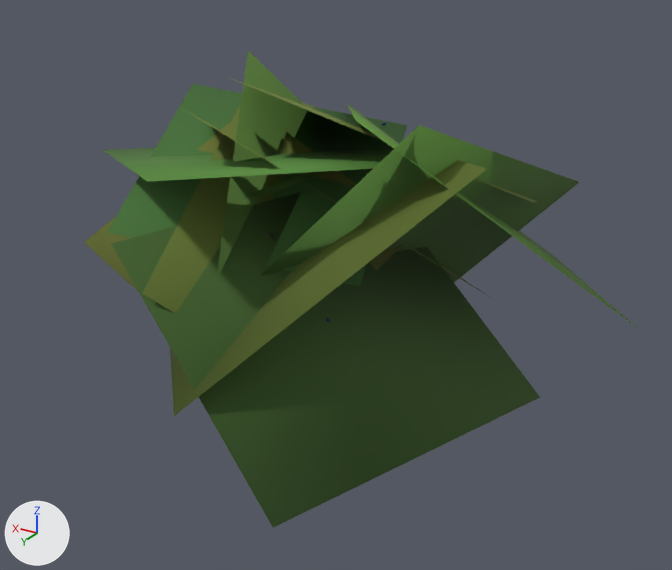
One commit to the glTF model public/ark/assets/v1/plants/bush-blueberry-a.lod2.glb: the scene before it, then after it.
Both versions are drawn from a camera (50 mm lens) standing at (-1.495, 2.406, 1.437) and looking at (-0.079, 0.046, 0.257). Lighting does not change. The marker at lower left points along +X, +Y and +Z. The older version comes first.

The scene before the commit, as lines of its bpy script (objects in view):
```python
me_mesh_0 = bpy.data.meshes.new('Mesh_0')
me_mesh_0.from_pydata(...)  # 230 vertices, 247 faces; spans x -1.04..0.88, y -0.85..0.92, z -0.42..0.95
me_mesh_0.materials.append(mat_ark_vertex_colour)
ob_mesh_0 = bpy.data.objects.new('Mesh_0', me_mesh_0)
ob_mesh_0.location = (0.0, 0.0, 0.0)
```
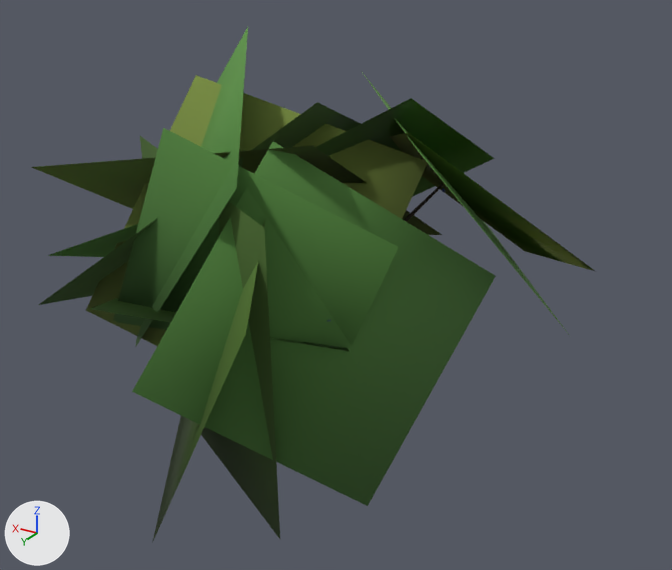
What differs and where, as boxes [x1, y1, x2, y2] in the pictures (672 x 570 px; the box of a moved part takes in the faces that stretch with it):
'Mesh_0', reshaped, recoloured (8% taller): before [84, 51, 640, 528]; after [32, 27, 595, 543]
part 1 of me_mesh_0, moved or reshaped: before [84, 51, 635, 528]; after [32, 27, 595, 543]
part 2 of me_mesh_0, recoloured: before [84, 51, 579, 528]; after [86, 28, 595, 543]
part 3 of me_mesh_0, recoloured: before [183, 52, 537, 296]; after [133, 27, 564, 391]
part 4 of me_mesh_0, recoloured: before [148, 77, 635, 326]; after [32, 102, 496, 506]

Diff of the bpy script that builds the scene:
```diff
--- a/public/ark/assets/v1/plants/bush-blueberry-a.lod2.glb.py
+++ b/public/ark/assets/v1/plants/bush-blueberry-a.lod2.glb.py
@@ me_mesh_0 @@
 # used by ob_mesh_0; location = (0.0, 0.0, 0.0)
-me_mesh_0.from_pydata(...)  # 230 vertices, 247 faces; spans x -1.04..0.88, y -0.85..0.92, z -0.42..0.95
+me_mesh_0.from_pydata(...)  # 230 vertices, 247 faces; spans x -0.87..0.89, y -0.73..0.79, z -0.45..1.03
+# me_mesh_0 part 1: 52 of 230 vertices moved; they spanned x -1.04..0.88, y -0.85..0.92, z -0.42..0.95 and now span x -0.87..0.89, y -0.73..0.79, z -0.45..1.03; mean shift (0.1, 0.12, -0.06); largest move (-1.04, 0.04, 0.33) -> (0.89, -0.27, -0.06)
+# me_mesh_0 part 2: 17 faces centred in x -0.42..0.39, y -0.17..0.44, z 0.16..0.65 are repainted in the vertex colours; the middle colour goes from dark green #4b692e to dark green #4d692e
+# me_mesh_0 part 3: 4 faces centred in x -0.31..0.07, y -0.32..0.07, z 0.27..0.64 are repainted in the vertex colours; the middle colour goes from dark green #5e762e to green #4d7e38
+# me_mesh_0 part 4: 5 faces centred in x -0.63..0.44, y -0.44..-0.04, z 0.46..0.66 are repainted in the vertex colours; the middle colour goes from green #5a8335 to dark green #4d7332
 me_mesh_0.materials.append(mat_ark_vertex_colour)
```
